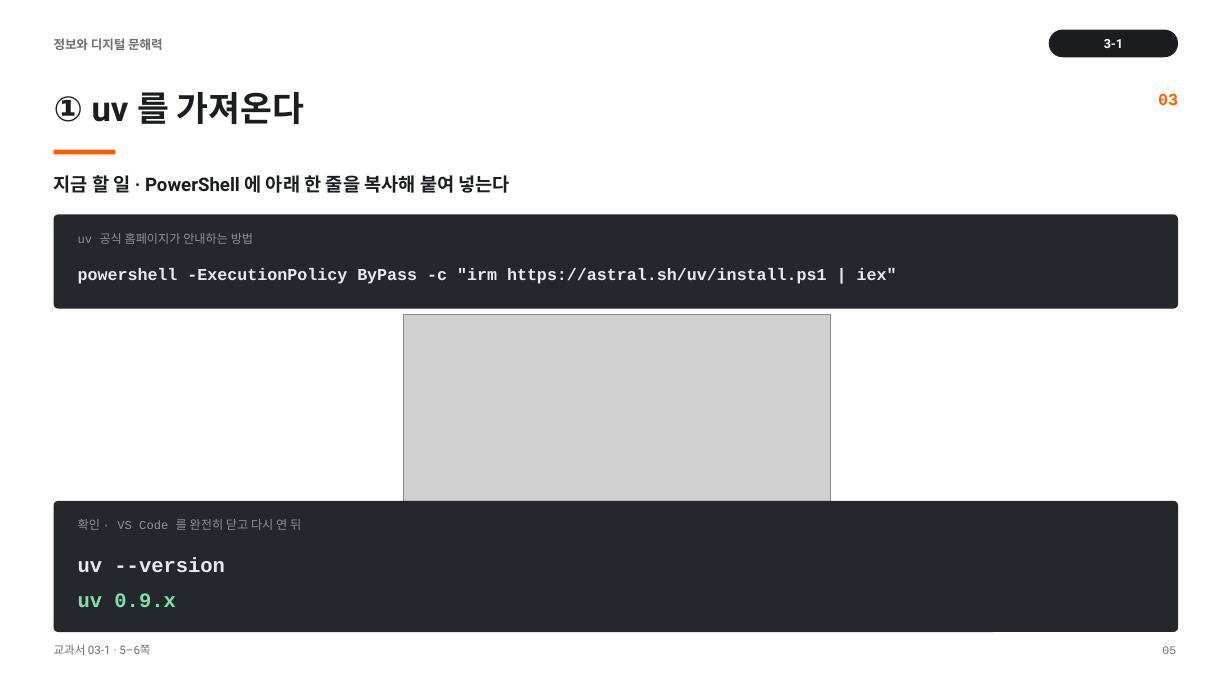
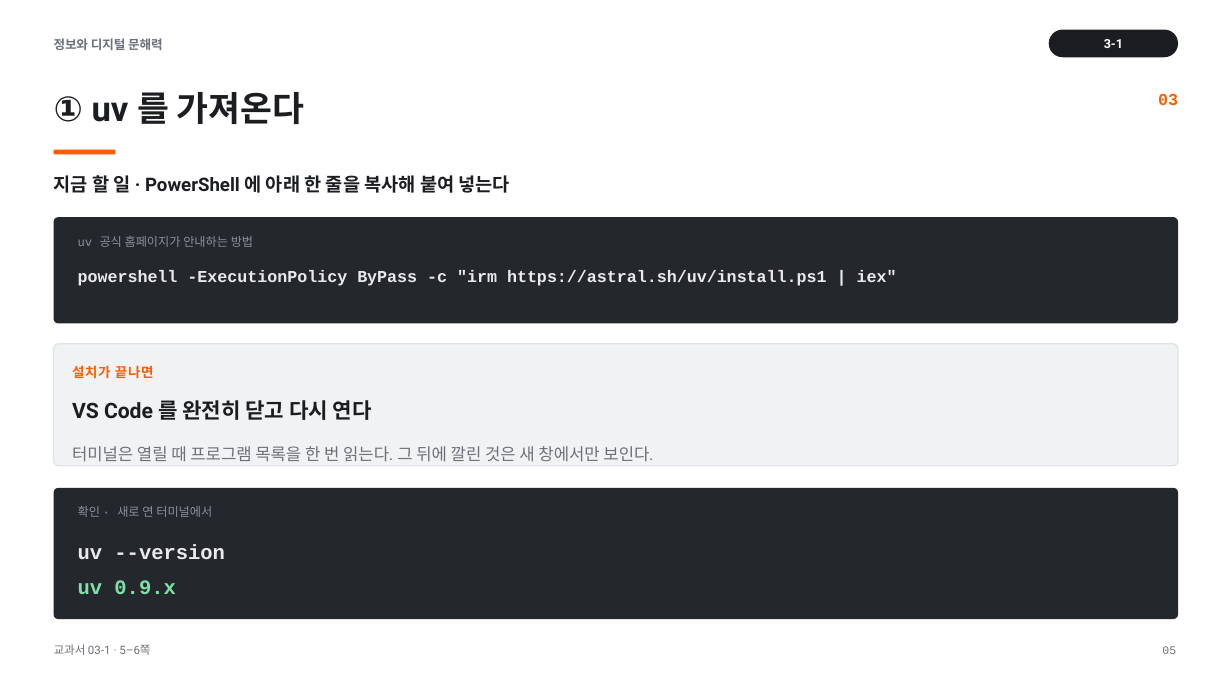
Before and after one commit to cozy819/2026-02__jdh, a slide deck: slide 5 of 03/ppt/03-1_실습_환경_준비와_비교_v1.pptx. Drawn at 1232x693 pixels with LibreOffice and Linux fonts; fonts in the diff are those of the drawing; grey boxes stand for pictures. Boxes give left, top, right and bottom in pixels: in the first picture for what was removed or moved away, otherwise in the second. Text is boxed around its words. In the diff, an @@ line names an element or a change of style, - is before the commit and + after.

```diff
--- a/03/ppt/03-1_실습_환경_준비와_비교_v1.pptx
+++ b/03/ppt/03-1_실습_환경_준비와_비교_v1.pptx
@@ rounded rectangle: place and size @@
-rounded rectangle at box(54, 214, 1178, 309)
+rounded rectangle at box(54, 217, 1178, 323)
@@ rounded rectangle at box(54, 217, 1178, 323): proportions changed @@
@@ picture removed at box(403, 314, 830, 555) @@
@@ rounded rectangle added at box(54, 344, 1178, 466), fill #F1F2F4, outline #E0E3E7 1 pt @@
@@ text added at box(72, 365, 153, 379), 10.5 pt, text #FF5C00, bold @@
+설치가 끝나면
@@ text at box(72, 400, 372, 420): text changed; size 9.5 to 16.5 pt; font Courier New to Roboto; text colour #8A9099 to #1B1D21; bold on @@
-확인 · VS Code 를 완전히 닫고 다시 연 뒤
+VS Code 를 완전히 닫고 다시 연다
@@ text added at box(72, 446, 653, 462), 13 pt, text #6C7078 @@
+터미널은 열릴 때 프로그램 목록을 한 번 읽는다. 그 뒤에 깔린 것은 새 창에서만 보인다.
@@ rounded rectangle: place and size @@
-rounded rectangle at box(54, 501, 1178, 632)
+rounded rectangle at box(54, 488, 1178, 619)
@@ text added at box(78, 506, 212, 517), 9.5 pt, text #8A9099 @@
+확인 · 새로 연 터미널에서
@@ text "uv --version": place and size @@
-text "uv --version" at box(78, 557, 225, 607)
+text "uv --version" at box(78, 544, 225, 594)
```
Also in this commit, not shown: 1 other slide changed, 1 other file.
